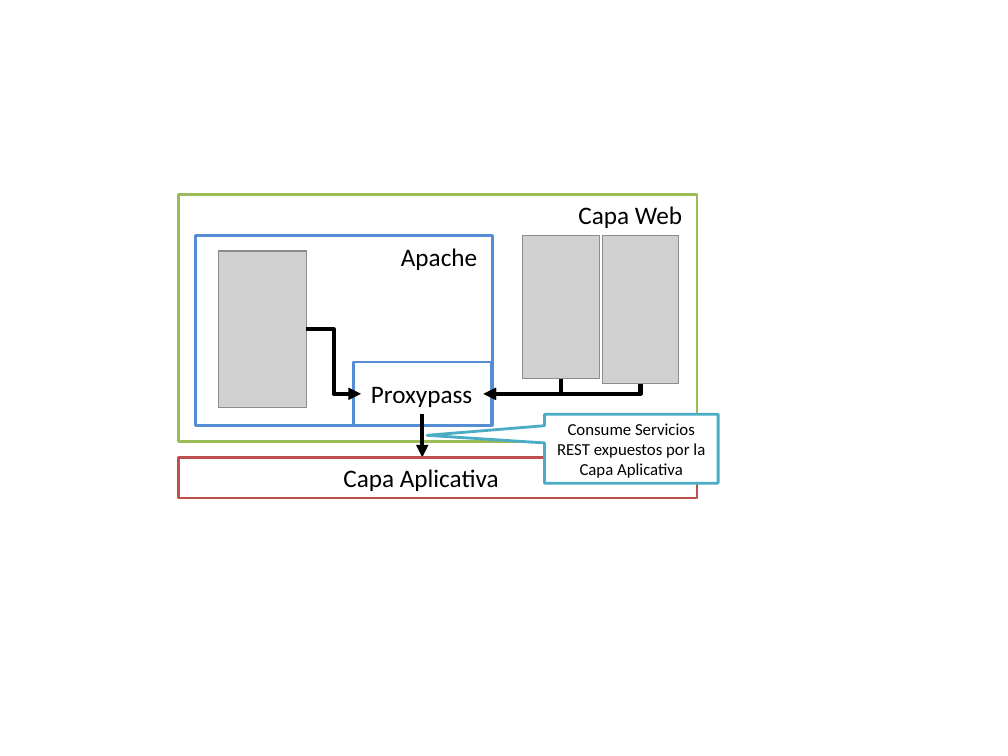
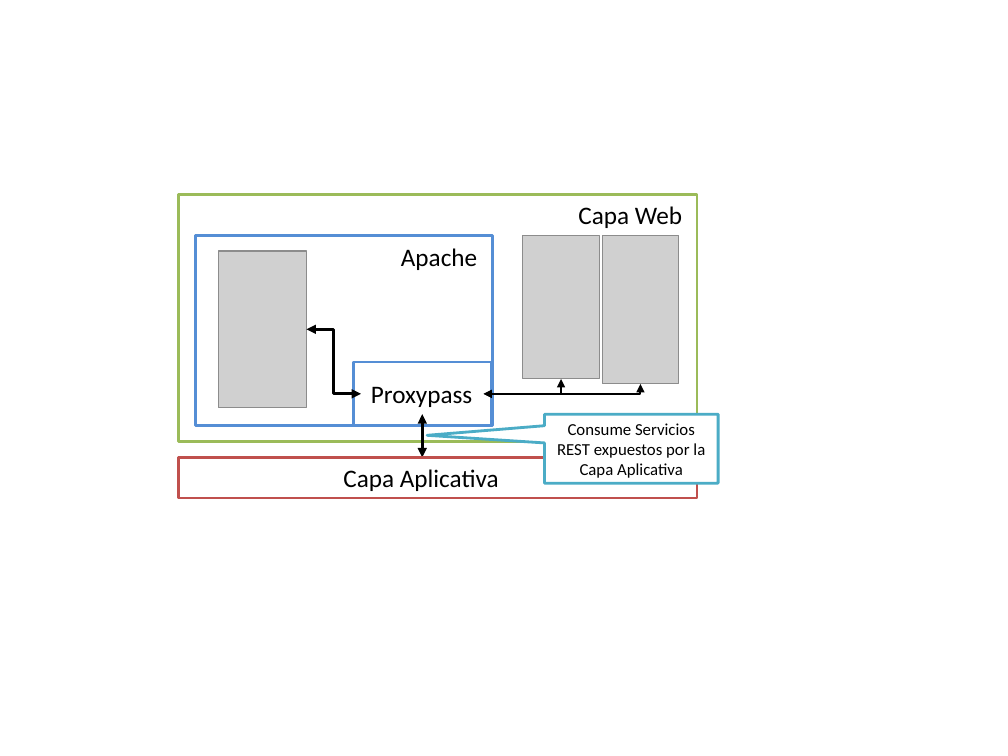
Before and after one commit to SergioCrda/TT2, a slide deck: slide 13 of Metodologia/dibujos.pptx. Drawn at 1008x756 pixels with LibreOffice and Linux fonts; fonts in the diff are those of the drawing; grey boxes stand for pictures. Boxes give left, top, right and bottom in pixels: in the first picture for what was removed or moved away, otherwise in the second. Text is boxed around its words. In the diff, an @@ line names an element or a change of style, - is before the commit and + after.

```diff
--- a/Metodologia/dibujos.pptx
+++ b/Metodologia/dibujos.pptx
@@ elbow arrow (306, 330) - (361, 394): elbow arrow to elbow double arrow; stroke #000000 3 pt to #000000 2.25 pt @@
@@ elbow arrow (561, 379) - (484, 394): elbow arrow to elbow double arrow; stroke #000000 3 pt to #000000 1.5 pt @@
@@ elbow arrow (640, 384) - (484, 394): elbow arrow to elbow double arrow; stroke #000000 3 pt to #000000 1.5 pt @@
@@ arrow (422, 414) - (422, 458): arrow to double arrow; stroke #000000 3 pt to #000000 2.25 pt @@
```
Also in this commit, not shown: 4 other slides changed, 1 slide added, 4 other files.
